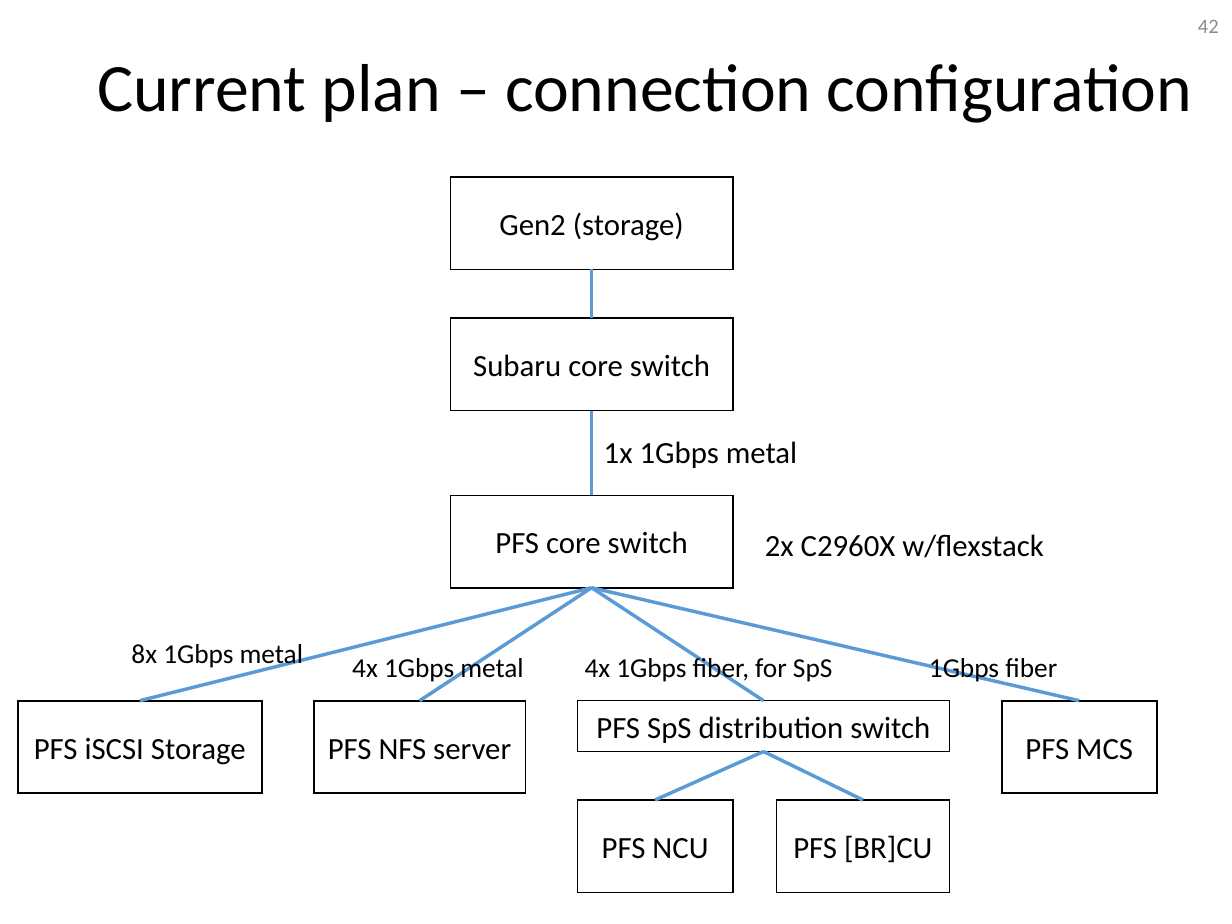
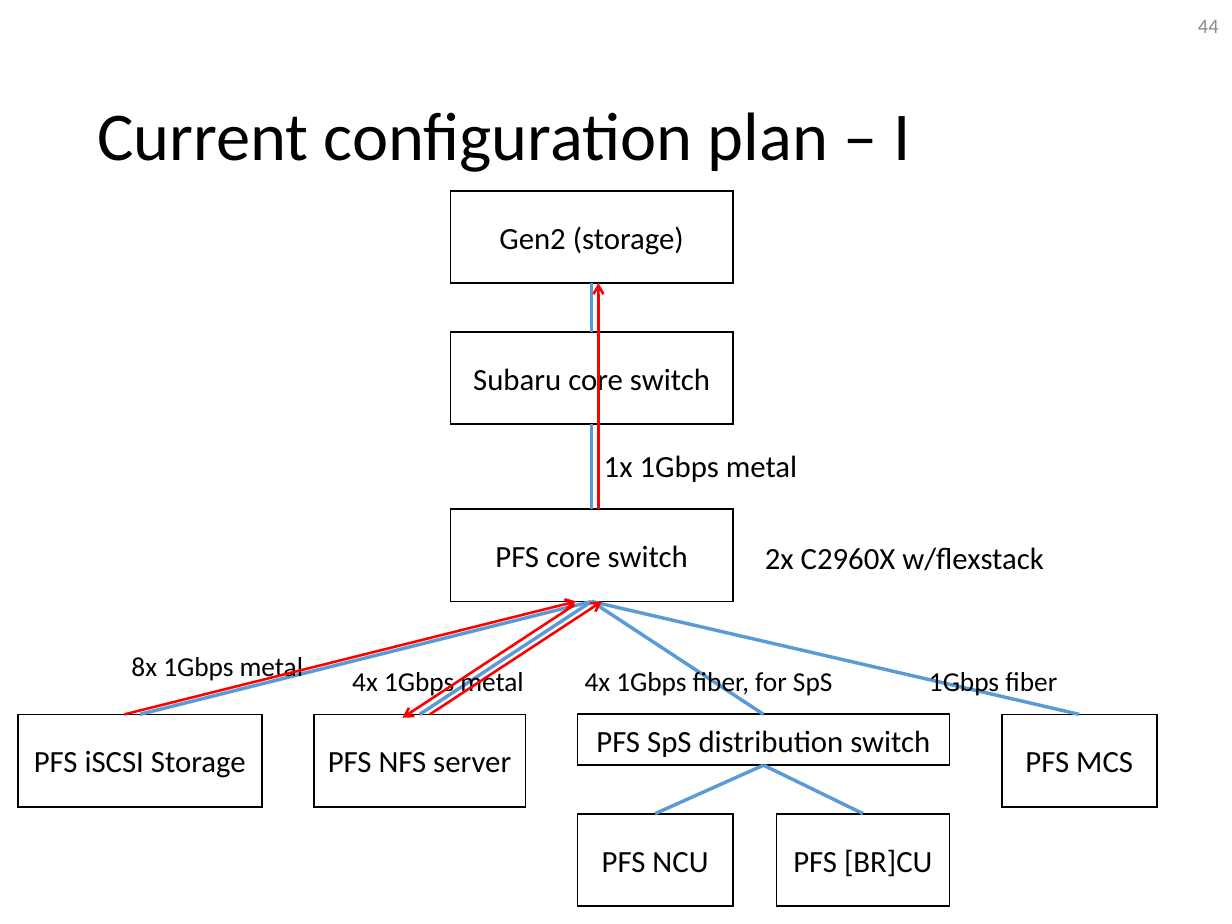
Before and after one commit to Subaru-PFS/ics_doc, a slide deck: slide 44 of SSN-00029.pptx (slide 42 before the commit). Drawn at 1232x924 pixels with LibreOffice and Linux fonts; fonts in the diff are those of the drawing. Boxes give left, top, right and bottom in pixels: in the first picture for what was removed or moved away, otherwise in the second. Text is boxed around its words. In the diff, an @@ line names an element or a change of style, - is before the commit and + after.

```diff
--- a/SSN-00029.pptx
+++ b/SSN-00029.pptx
@@ page number at [1198, 20, 1219, 33]: text changed @@
-42
+44
@@ title at [97, 112, 910, 172]: text changed; size 39.6 to 40 pt @@
-Current plan – connection configuration
+Current configuration plan – I
@@ arrow added from (599, 509) to (599, 283), #FF0000 1.5 pt @@
@@ arrow added from (124, 715) to (577, 601), #FF0000 1.5 pt @@
@@ arrow added from (574, 605) to (403, 718), #FF0000 1.5 pt @@
@@ arrow added from (430, 715) to (602, 601), #FF0000 1.5 pt @@
@@ 9 rectangles, 8 lines, 6 texts: place and size @@
-9 rectangles, 8 lines, 6 texts at [18, 177, 1157, 892]
+9 rectangles, 8 lines, 6 texts at [18, 191, 1157, 906]
```
Also in this commit, not shown: 11 other slides changed, 8 slides added.
